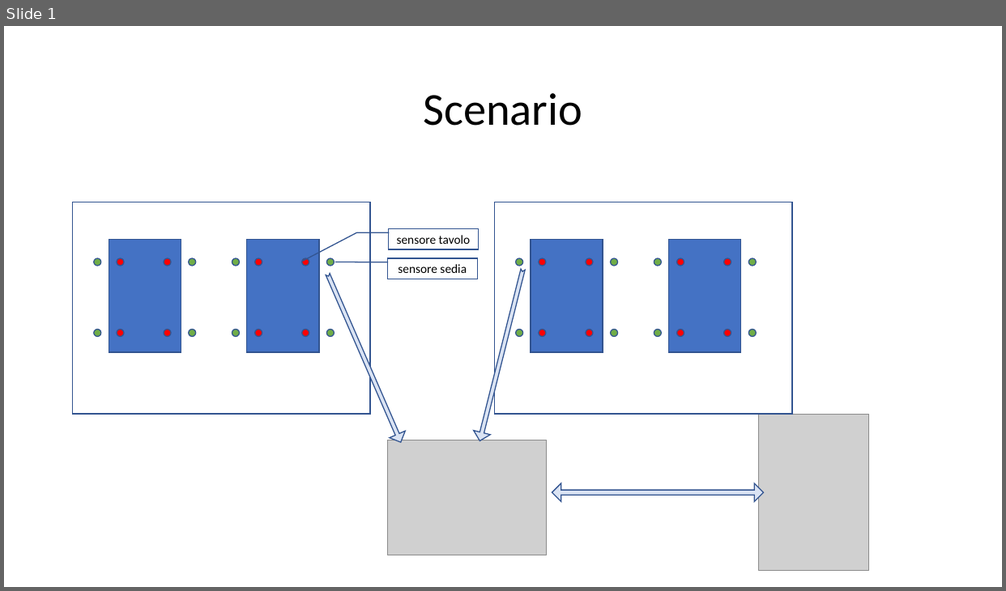
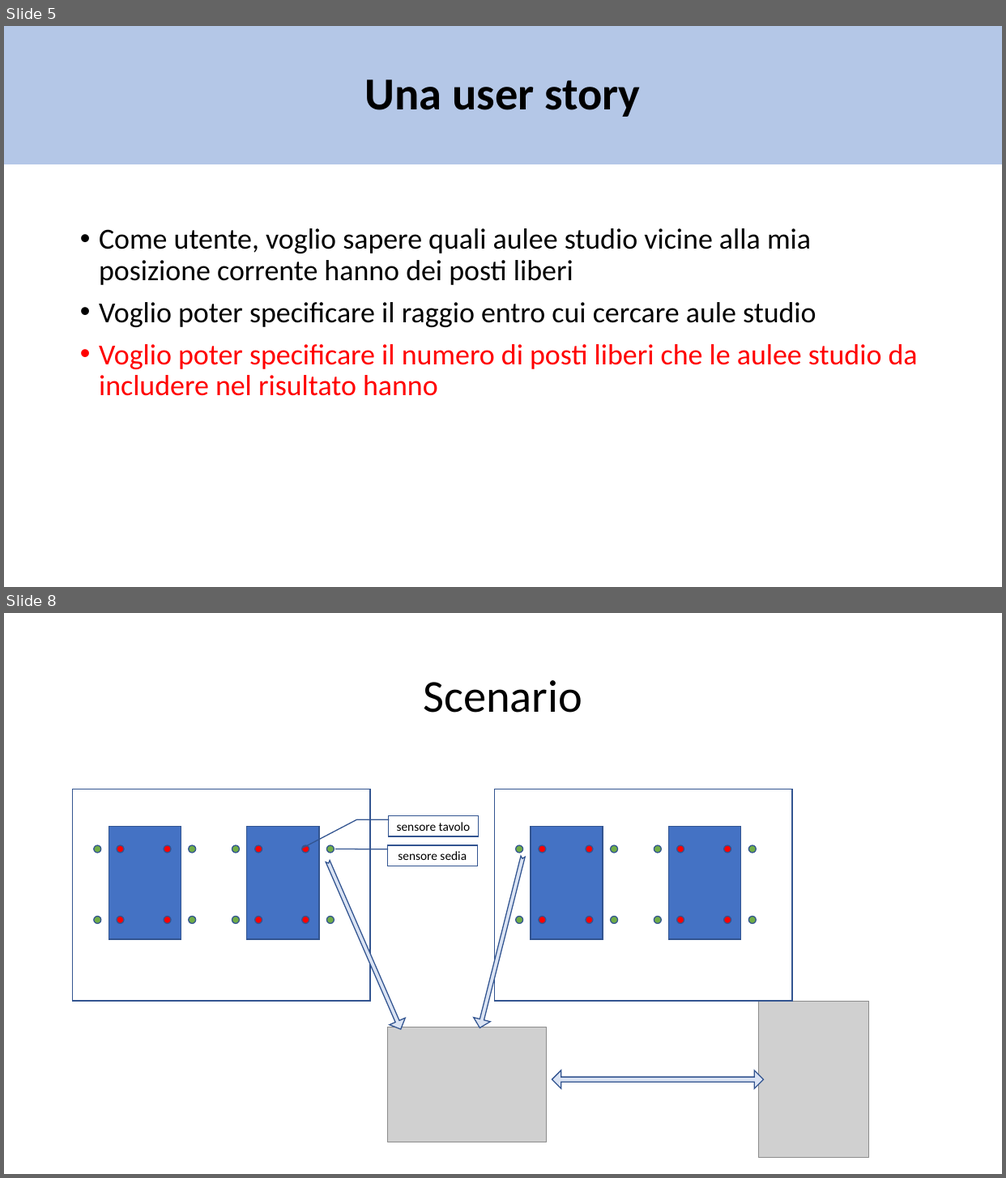
Before and after one commit to matte21/CalcM, a slide deck: ontologia.pptx. Shown one above the other, each under a label of ours: slide 1 before the commit, slides 5 and 8 after it; the slides between them are not shown. The pictures are 1006x591 and 1006x1178 pixels, drawn with LibreOffice and Linux fonts; fonts in the diff are those of the drawing; grey boxes stand for pictures. Boxes give left, top, right and bottom in pixels: in the first picture for what was removed or moved away, otherwise in the second. Text is boxed around its words. In the diff, an @@ line names an element or a change of style, - is before the commit and + after.

```diff
--- a/ontologia.pptx
+++ b/ontologia.pptx
@@ slide 5 added at (x1=4, y1=26, x2=1002, y2=587), background #FFFFFF @@
@@ title added at (x1=4, y1=26, x2=1002, y2=165), fill #B4C7E7, 44 pt, text #000000, bold @@
+Una user story
@@ text added at (x1=99, y1=228, x2=918, y2=396), 28 pt, text #000000 @@
+• Come utente, voglio sapere quali aulee studio vicine alla mia posizione corrente hanno dei posti liberi
+• Voglio poter specificare il raggio entro cui cercare aule studio
+• Voglio poter specificare il numero di posti liberi che le aulee studio da includere nel risultato hanno
@@ what was slide 1 is now slide 8 @@
```
Also in this commit, not shown: 1 slide changed, 6 other slides added, 1 other file.
